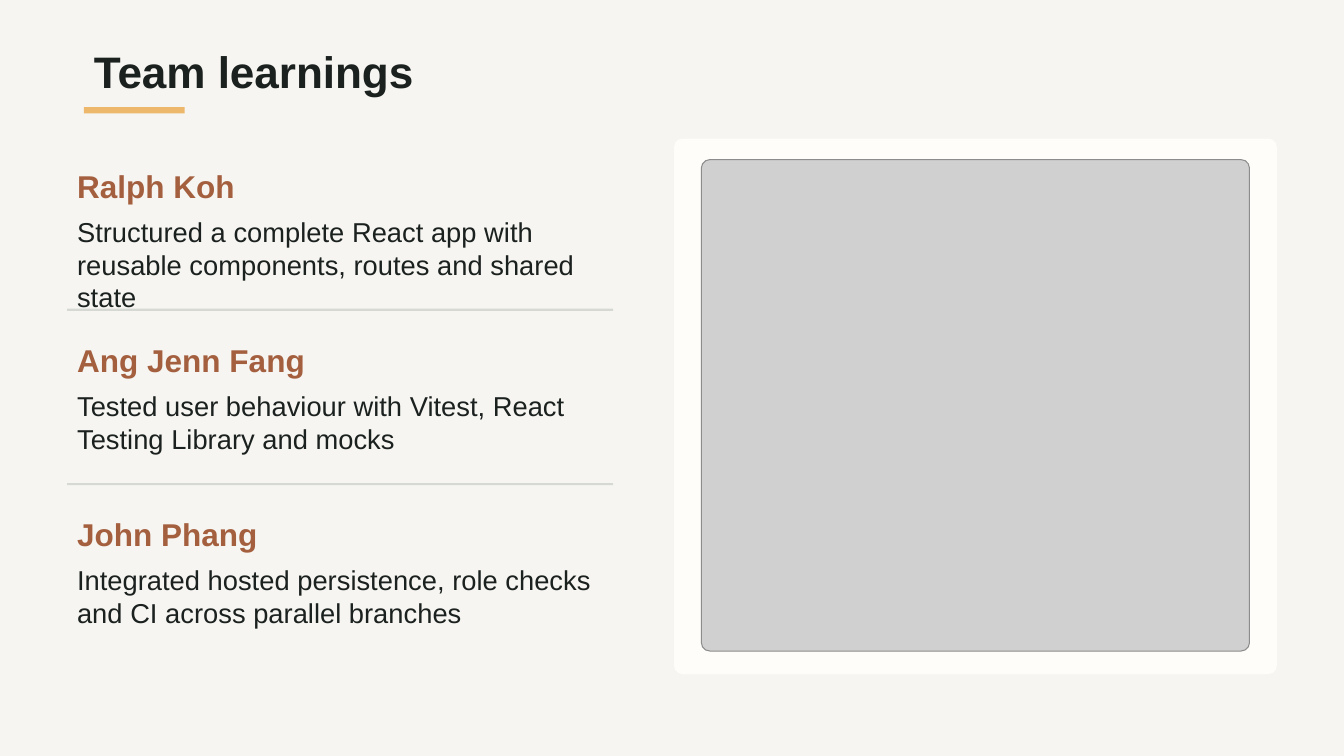
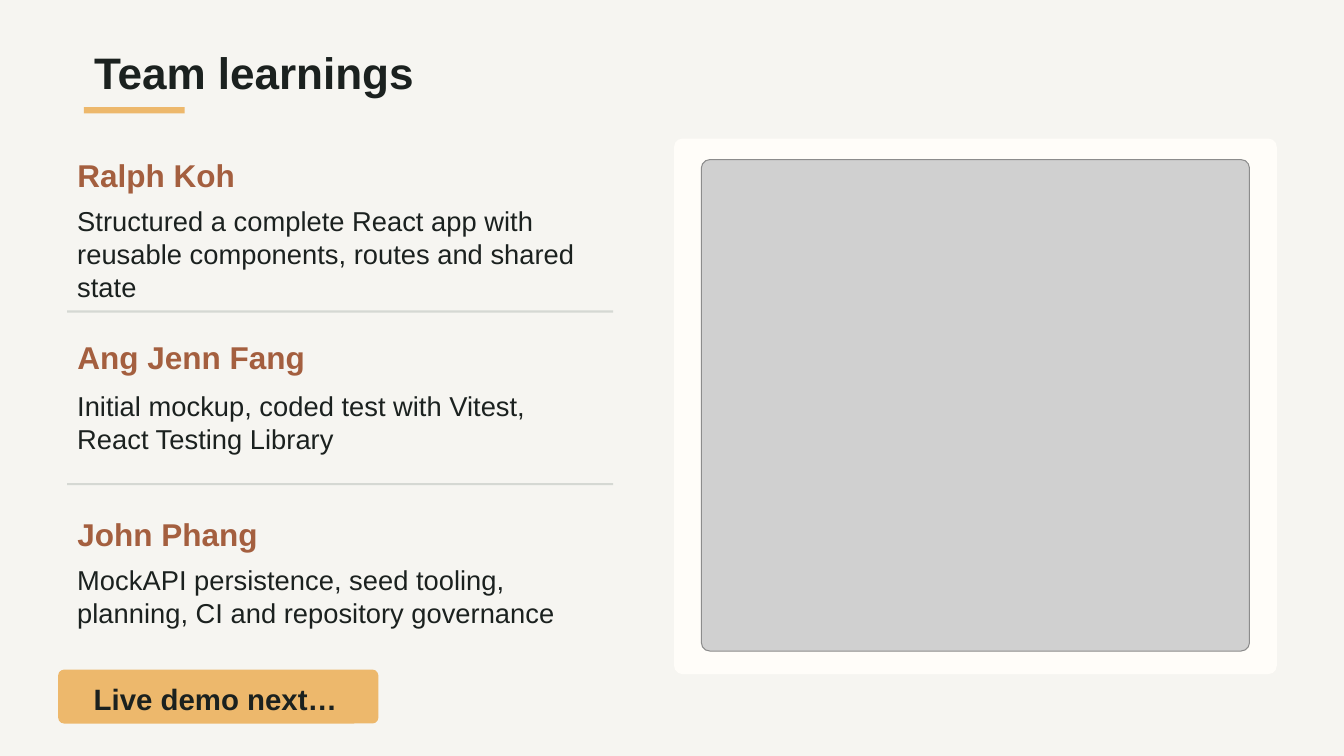
Before and after one commit to NTU-AIE1F-Team6/m2-b2b-invoice-mgmt-sys, a slide deck: slide 5 of docs/planning/EasyInvoice-Module2-Presentation.pptx. Drawn at 1344x756 pixels with LibreOffice and Linux fonts; fonts in the diff are those of the drawing; grey boxes stand for pictures. Boxes give left, top, right and bottom in pixels: in the first picture for what was removed or moved away, otherwise in the second. Text is boxed around its words. In the diff, an @@ line names an element or a change of style, - is before the commit and + after.

```diff
--- a/docs/planning/EasyInvoice-Module2-Presentation.pptx
+++ b/docs/planning/EasyInvoice-Module2-Presentation.pptx
@@ text "Ralph Koh": place and size @@
-text "Ralph Koh" at <box>77,175,234,204</box>
+text "Ralph Koh" at <box>77,164,235,193</box>
@@ text "Structured a complete React app ...": place and size @@
-text "Structured a complete React app ..." at <box>77,222,574,308</box>
+text "Structured a complete React app ..." at <box>77,211,575,298</box>
@@ text at <box>77,396,524,454</box>: text changed @@
-Tested user behaviour with Vitest, React Testing Library and mocks
+Initial mockup, coded test with Vitest, React Testing Library
@@ text at <box>77,570,554,628</box>: text changed @@
-Integrated hosted persistence, role checks and CI across parallel branches
+MockAPI persistence, seed tooling, planning, CI and repository governance
@@ rounded rectangle added at <box>58,669,379,724</box>, fill #EDB86C @@
@@ text added at <box>94,688,337,711</box>, 21 pt, text #1B211F, bold @@
+Live demo next…
```
Also in this commit, not shown: 2 other slides changed, 1 slide removed, 1 other file.
